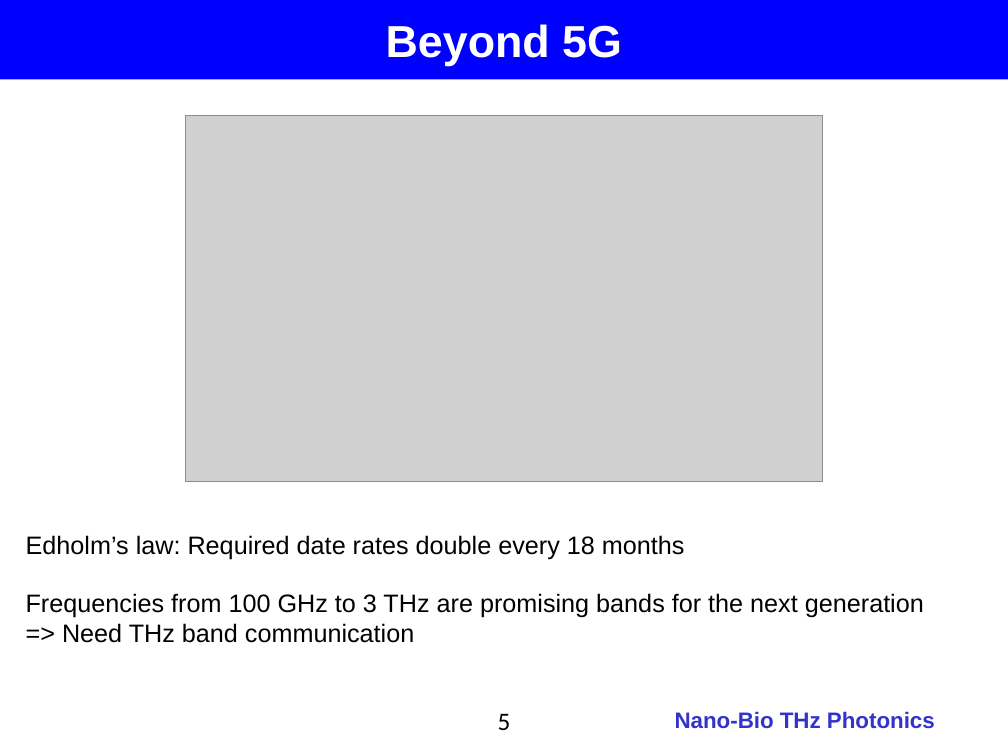
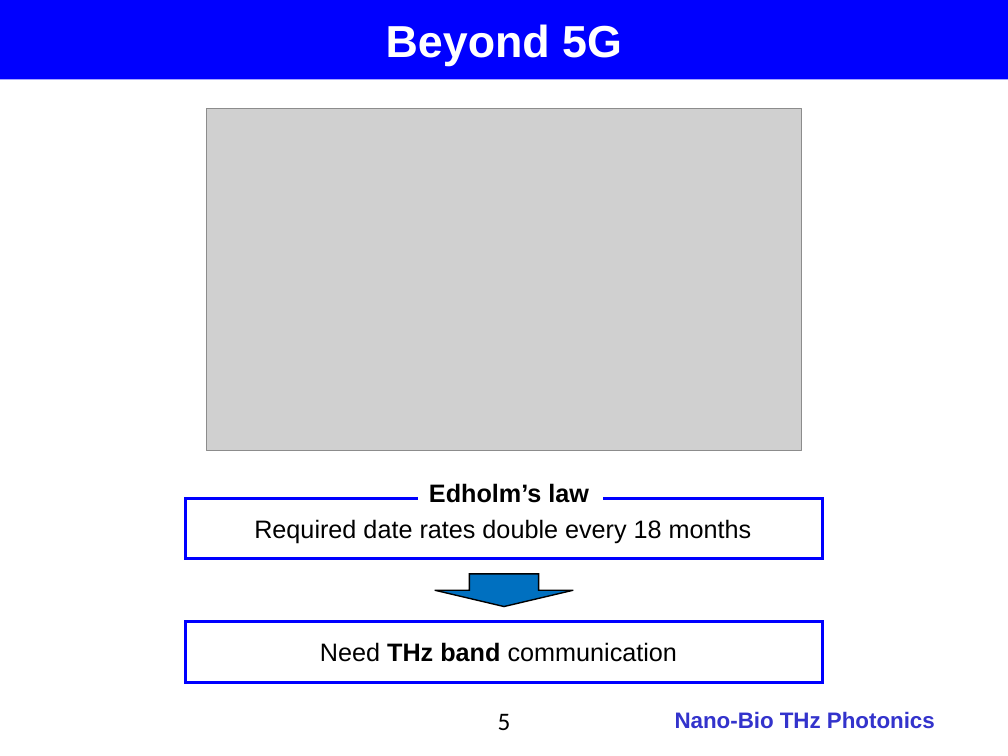
Before and after one commit to jglee96/NBTP_Lab, a slide deck: slide 5 of 개인/석사학위논문/Thesis_Presentation_v2.pptx. Drawn at 1008x756 pixels with LibreOffice and Linux fonts; fonts in the diff are those of the drawing; grey boxes stand for pictures; background and template pictures are left out. Boxes give left, top, right and bottom in pixels: in the first picture for what was removed or moved away, otherwise in the second. Text is boxed around its words. In the diff, an @@ line names an element or a change of style, - is before the commit and + after.

```diff
--- a/개인/석사학위논문/Thesis_Presentation_v2.pptx
+++ b/개인/석사학위논문/Thesis_Presentation_v2.pptx
@@ picture: place and size @@
-picture at (185, 115, 823, 481)
+picture at (207, 108, 802, 450)
@@ rectangle added at (419, 472, 602, 512), fill #FFFFFF, outline #FFFFFF 2.25 pt, 18 pt, text #000000, bold @@
+Edholm’s law
@@ rectangle added at (185, 498, 823, 558), outline #0000FF 2.25 pt @@
@@ text at (254, 519, 752, 544): text changed @@
-Edholm’s law: Required date rates double every 18 months
+Required date rates double every 18 months
@@ down arrow added at (434, 574, 574, 606), fill #0070C0, outline #000000 1 pt @@
@@ rectangle added at (185, 622, 823, 682), outline #0000FF 2.25 pt @@
@@ text at (320, 642, 677, 662): text changed @@
-Frequencies from 100 GHz to 3 THz are promising bands for the next generation
-=> Need THz band communication
+Need THz band communication
```
Also in this commit, not shown: 14 other slides changed, 2 slides added, 1 slide removed, 5 other files.
